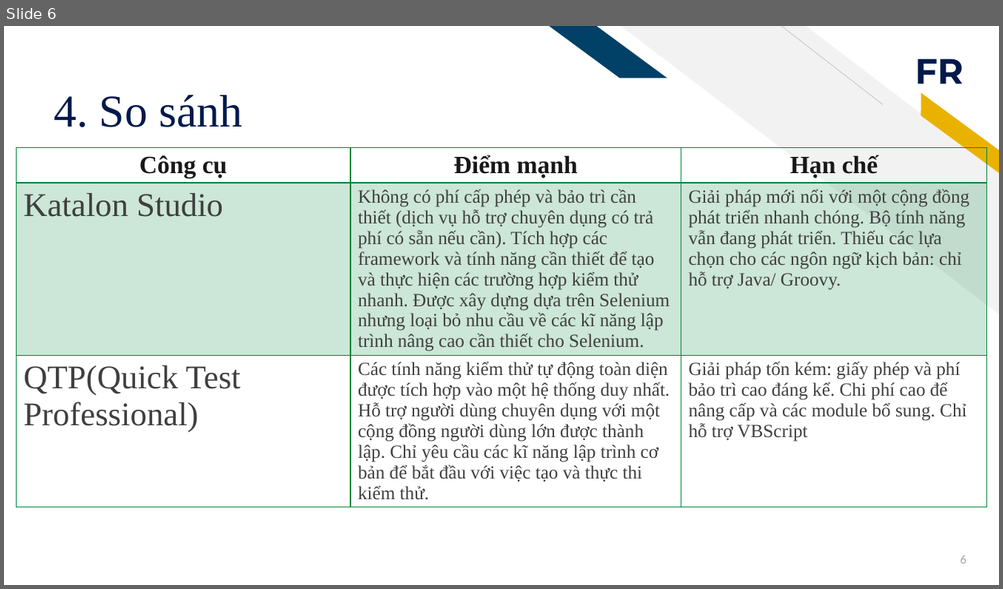
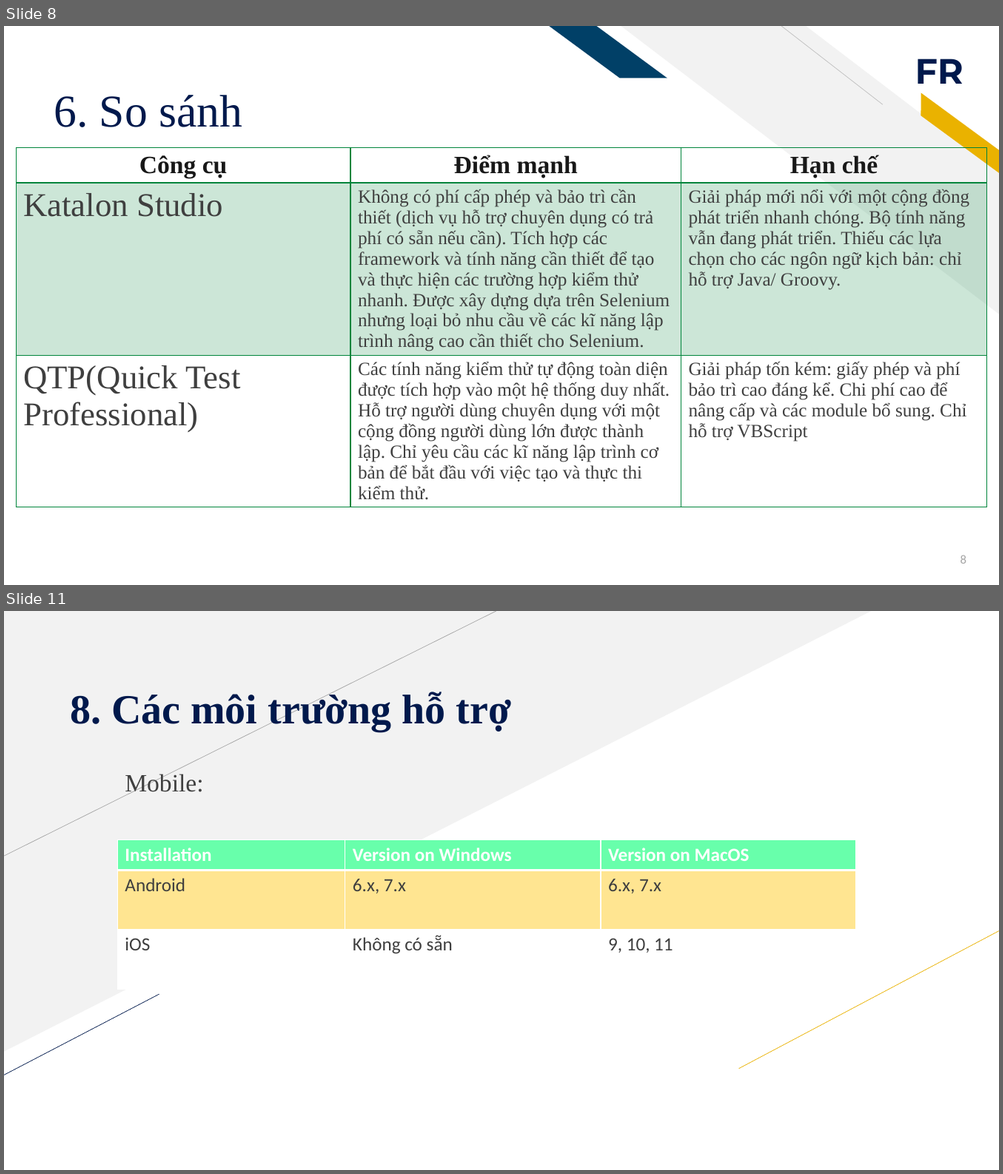
Before and after one commit to 0902535050/software_testing, a slide deck: Katalon-Studio-Testing API.pptx. Shown one above the other, each under a label of ours: slide 6 before the commit, slides 8 and 11 after it; the slides between them are not shown. The pictures are 1003x589 and 1003x1174 pixels, drawn with LibreOffice and Linux fonts; fonts in the diff are those of the drawing. Boxes give left, top, right and bottom in pixels: in the first picture for what was removed or moved away, otherwise in the second. Text is boxed around its words. In the diff, an @@ line names an element or a change of style, - is before the commit and + after.

```diff
--- a/Katalon-Studio-Testing API.pptx
+++ b/Katalon-Studio-Testing API.pptx
@@ slide 11 added at [4,611,999,1170], background #FFFFFF @@
@@ right triangle added at [4,611,871,1052], fill #F2F2F2 @@
@@ line added from (4, 857) to (496, 611), #A6A6A6 0.5 pt @@
@@ title added at [70,692,511,732], 40 pt, text #00194C, bold @@
+8. Các môi trường hỗ trợ
@@ text added at [125,772,203,796], 24 pt, text #3F3F3F @@
+Mobile:
@@ table added at [117,840,855,988], 3 rows, 3 columns @@
+Installation | Version on Windows | Version on MacOS
+Android | 6.x, 7.x | 6.x, 7.x
+iOS | Không có sẵn | 9, 10, 11
@@ line added from (739, 1069) to (999, 931), #EAB200 0.5 pt @@
@@ line added from (4, 1076) to (159, 994), #00194C 0.5 pt @@
@@ what was slide 6 is now slide 8 @@
@@ slide 8 changed as well @@
@@ title at [54,95,242,127]: text changed @@
-4. So sánh
+6. So sánh
@@ page number at [960,556,966,564]: text changed @@
-6
+8
```
Also in this commit, not shown: 6 other slides changed, 6 other slides added, 7 slides removed.
